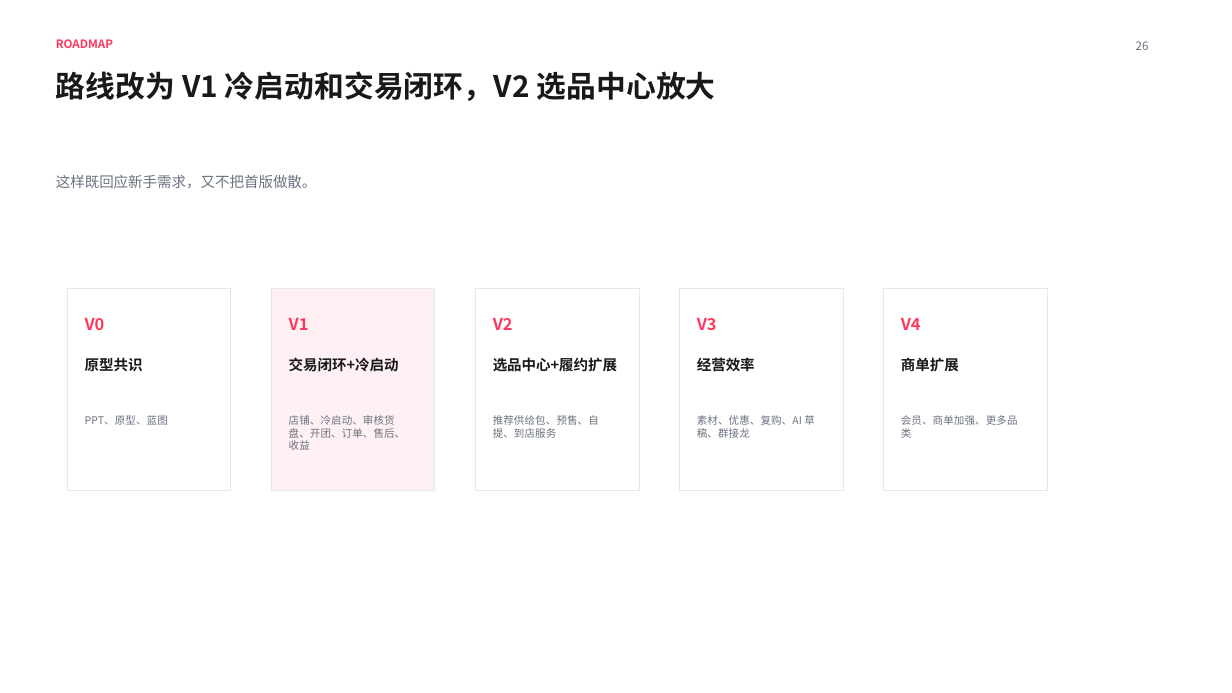
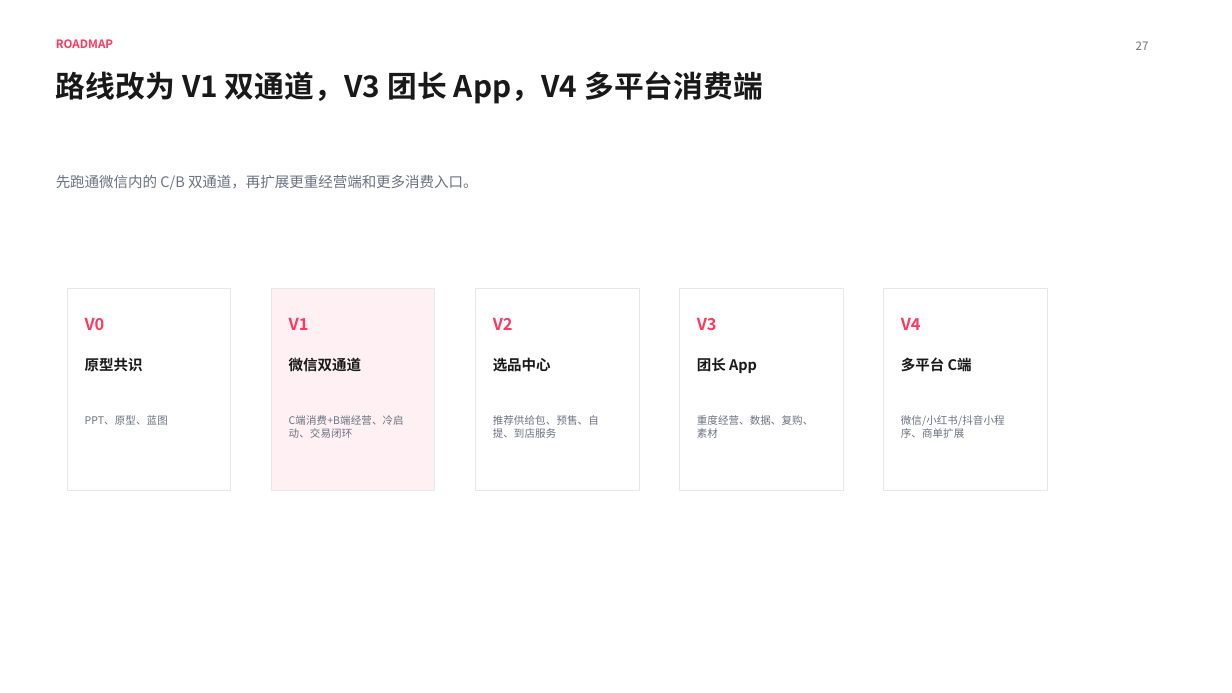
Before and after one commit to 1457513127/codex, a slide deck: slide 27 of 02-项目会/和趣社群店铺三场景产品蓝图同步会.pptx (slide 26 before the commit). Drawn at 1232x693 pixels with LibreOffice and Linux fonts; fonts in the diff are those of the drawing. Boxes give left, top, right and bottom in pixels: in the first picture for what was removed or moved away, otherwise in the second. Text is boxed around its words. In the diff, an @@ line names an element or a change of style, - is before the commit and + after.

Commit message:
纳入双通道与多端架构规划

```diff
--- a/02-项目会/和趣社群店铺三场景产品蓝图同步会.pptx
+++ b/02-项目会/和趣社群店铺三场景产品蓝图同步会.pptx
@@ text at <box>1136,41,1149,50</box>: text changed @@
-26
+27
@@ text at <box>56,71,763,104</box>: text changed @@
-路线改为 V1 冷启动和交易闭环，V2 选品中心放大
+路线改为 V1 双通道，V3 团长 App，V4 多平台消费端
@@ text at <box>56,175,478,190</box>: text changed @@
-这样既回应新手需求，又不把首版做散。
+先跑通微信内的 C/B 双通道，再扩展更重经营端和更多消费入口。
@@ text at <box>289,356,361,375</box>: text changed @@
-交易闭环+冷启动
+微信双通道
@@ text at <box>493,357,551,372</box>: text changed @@
-选品中心+履约扩展
+选品中心
@@ text at <box>697,357,757,373</box>: text changed @@
-经营效率
+团长 App
@@ text at <box>901,357,972,372</box>: text changed @@
-商单扩展
+多平台 C端
@@ text at <box>289,415,404,438</box>: text changed @@
-店铺、冷启动、审核货盘、开团、订单、售后、收益
+C端消费+B端经营、冷启动、交易闭环
@@ text at <box>697,415,814,438</box>: text changed @@
-素材、优惠、复购、AI 草稿、群接龙
+重度经营、数据、复购、素材
@@ text at <box>901,415,1005,438</box>: text changed @@
-会员、商单加强、更多品类
+微信/小红书/抖音小程序、商单扩展
```
Also in this commit, not shown: 19 other slides changed, 9 slides added, 8 slides removed, 6 other files.
